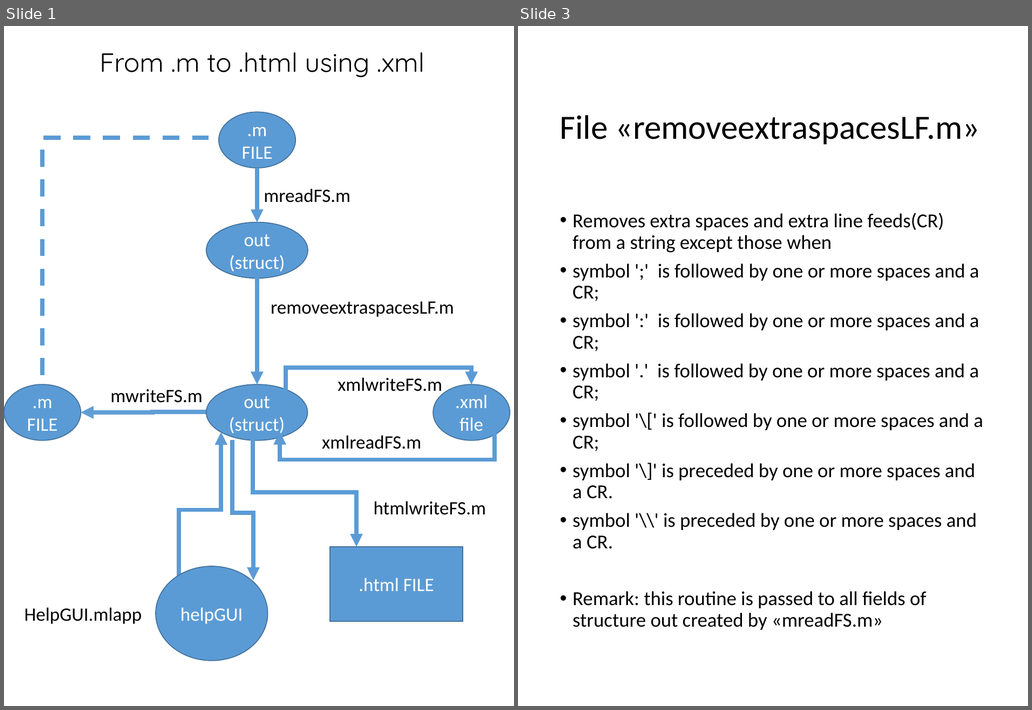
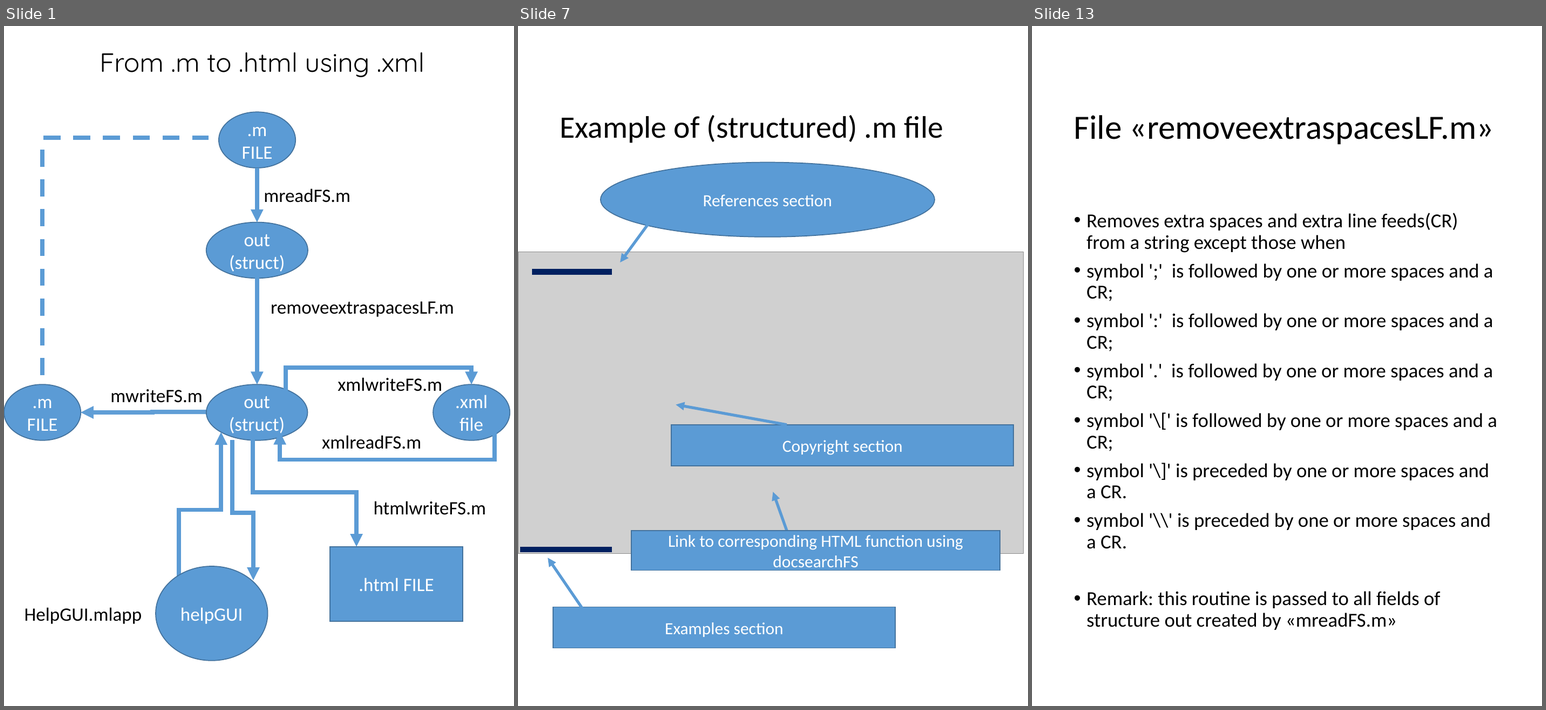
Before and after one commit to UniprJRC/FSDA, a slide deck: utilities_help/FlowChart.pptx. Shown side by side, each under a label of ours: slides 1 and 3 before the commit, slides 1, 7 and 13 after it; the slides between them are not shown. The pictures are 1032x710 and 1546x710 pixels, drawn with LibreOffice and Linux fonts; fonts in the diff are those of the drawing; grey boxes stand for pictures. Boxes give left, top, right and bottom in pixels: in the first picture for what was removed or moved away, otherwise in the second. Text is boxed around its words. In the diff, an @@ line names an element or a change of style, - is before the commit and + after.

Commit message:
updated FlowChart.pptx. MInor modifications to code to cope with wanted line feeds

```diff
--- a/utilities_help/FlowChart.pptx
+++ b/utilities_help/FlowChart.pptx
@@ slide 7 added at (x1=518, y1=26, x2=1028, y2=706), background #FFFFFF @@
@@ title added at (x1=560, y1=115, x2=944, y2=143), 33 pt, text #000000 @@
+Example of (structured) .m file
@@ ellipse added at (x1=600, y1=162, x2=934, y2=237), fill #5B9BD5, outline #43739E 1 pt, 18 pt, text #FFFFFF @@
+References section
@@ arrow added from (656, 213) to (620, 263), #5B9BD5 3 pt @@
@@ picture added at (x1=518, y1=252, x2=1023, y2=554) @@
@@ line added from (532, 272) to (612, 272), #002060 6 pt @@
@@ arrow added from (787, 425) to (676, 405), #5B9BD5 3 pt @@
@@ rectangle added at (x1=672, y1=425, x2=1014, y2=466), fill #5B9BD5, outline #43739E 1 pt, 18 pt, text #FFFFFF @@
+Copyright section
@@ arrow added from (787, 531) to (773, 492), #5B9BD5 3 pt @@
@@ rectangle added at (x1=631, y1=531, x2=1000, y2=570), fill #5B9BD5, outline #43739E 1 pt, 18 pt, text #FFFFFF @@
+Link to corresponding HTML function using docsearchFS
@@ line added from (520, 550) to (612, 550), #002060 6 pt @@
@@ arrow added from (583, 609) to (548, 558), #5B9BD5 3 pt @@
@@ rectangle added at (x1=554, y1=607, x2=895, y2=648), fill #5B9BD5, outline #43739E 1 pt, 18 pt, text #FFFFFF @@
+Examples section
@@ what was slide 3 is now slide 13 @@
```
Also in this commit, not shown: 2 slides changed, 22 other slides added, 5 other files.
